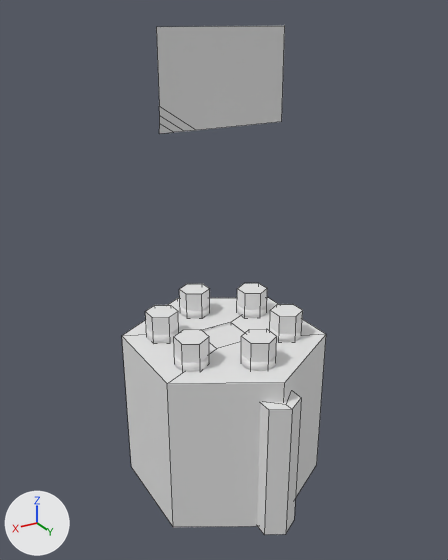
What one commit did to the Blender file blender_models/Machines/Knobs.blend.
Both versions are drawn from a 50 mm camera at (1.39, 2.31, 2.25) aimed at (0.01, 0.02, 1.1). The axes (+X, +Y, +Z) are drawn at lower left. The lights are the same throughout. Mesh edges are drawn as thin lines on the coarser meshes. Materials are left out; every surface is plain grey.

The first picture shows 'Base', 'Door', 'IN1', 'IN2', 'IN3', 'IN4', 'IN5', 'IN6', 'KnobsInstruction'.
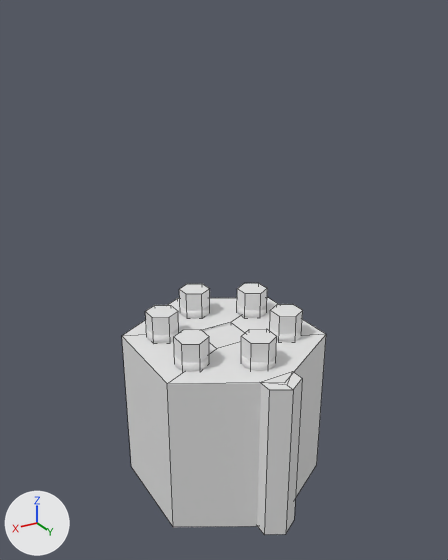
Pixel boxes (x1, y1, x2, y2) of what changed, in the pictures (448 x 560 px; the box of a moved part takes in the faces that stretch with it):
'KnobsInstruction', deleted: before (156, 26, 285, 134)
part 1 of me_cylinder_001, moved or reshaped: before (257, 392, 301, 535); after (257, 373, 302, 535)

What changed in the scene script:
```text
Change me_cylinder_001:
    where me_cylinder_001.from_pydata(...)  # 32 vertices, 27 faces; spans x -0.433..0.433, y -0.5..0.56, z 0.0..0.8
    used by ob_base; location = (0.0, 0.0, 0.0)
    before: 20 (0.0, 0.52, 0.7) at pixel (286, 404), 21 (0.087, 0.44, 0.7), 22 (-0.087, 0.44, 0.7), 26 (0.087, 0.51, 0.7) at pixel (268, 409), 27 (0.0, 0.56, 0.7) at pixel (292, 409)
    before: 28 (-0.087, 0.51, 0.7) at pixel (301, 397)
    me_cylinder_001 part 1
    add for i in [20, 21, 22, 26, 27, 28]: me_cylinder_001.vertices[i].co += Vector((0.0, 0.0, 0.099))
Remove ob_knobsinstruction:
    ob_knobsinstruction = bpy.data.objects.new('KnobsInstruction', me_plane_008)
    ob_knobsinstruction.location = (0.0, 0.0, 2.0)
```
